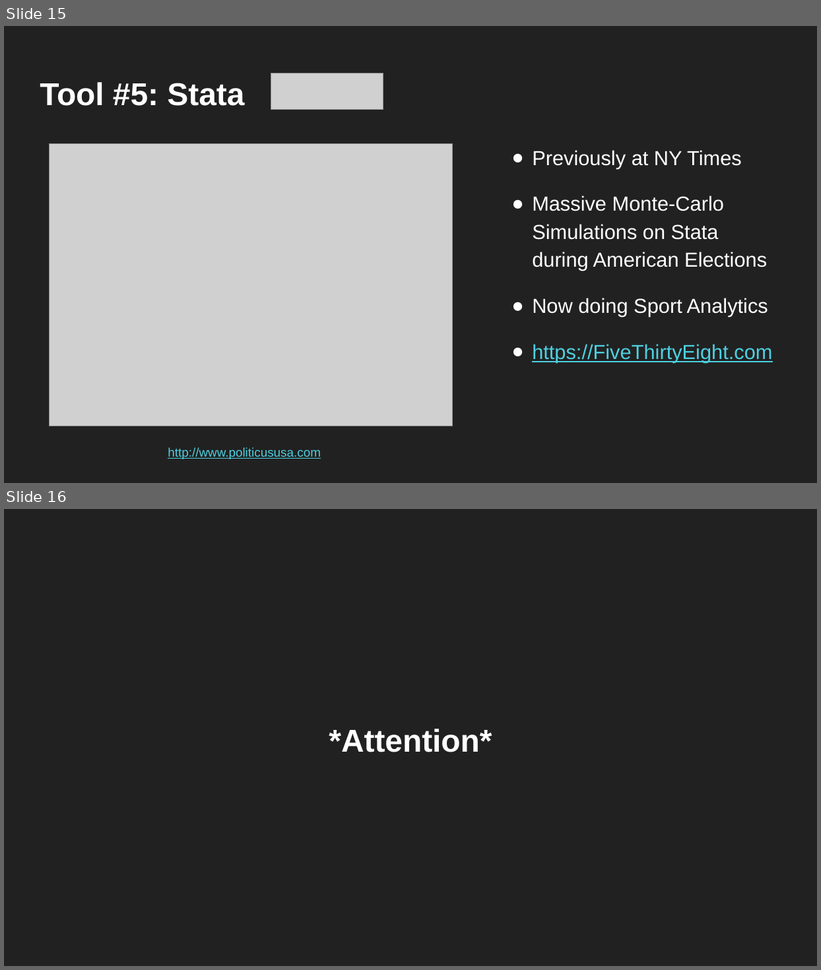
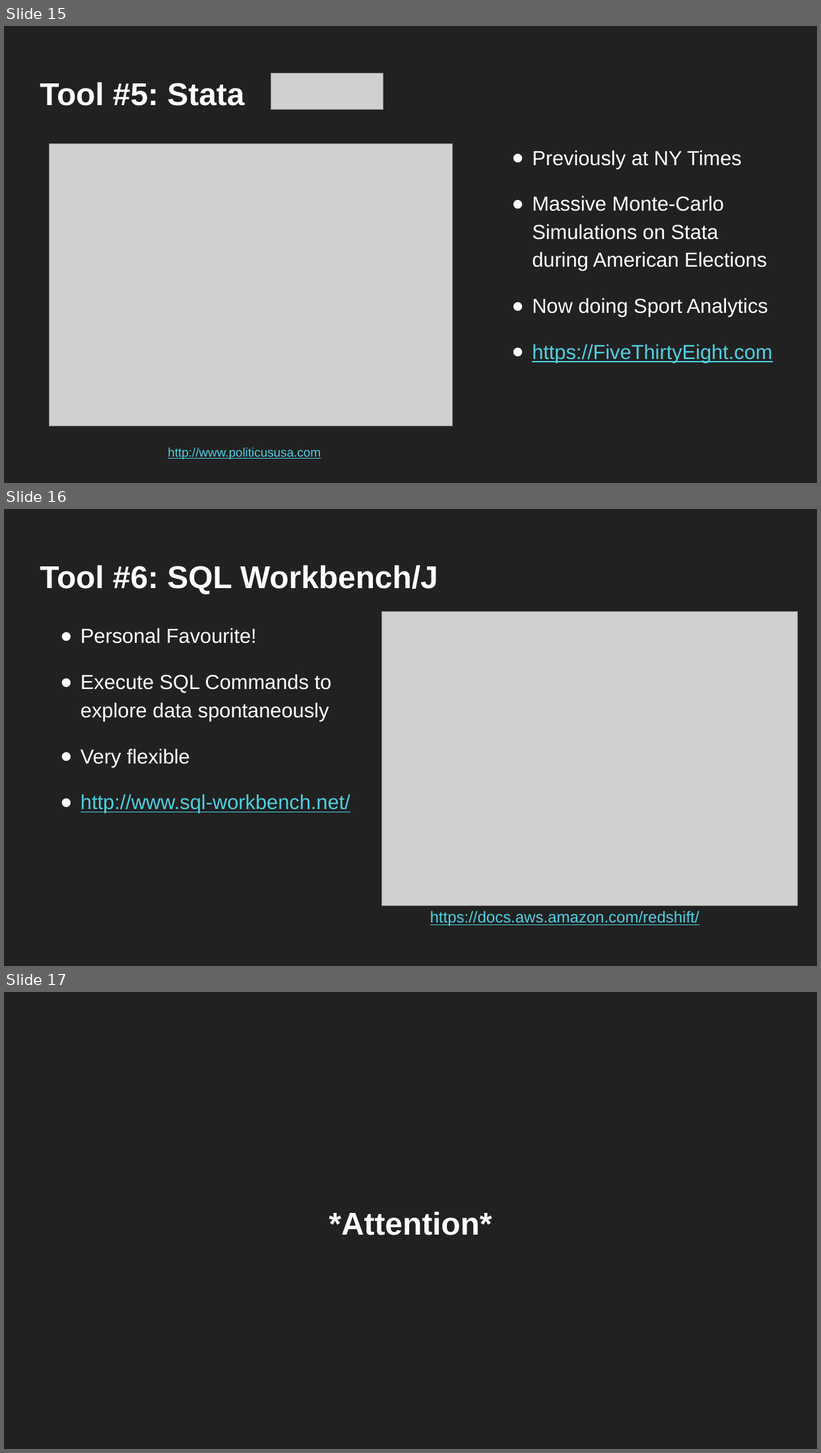
Before and after one commit to paiva/confoo-2017, a slide deck: Introduction to Data Analysis and Business Intelligence.pptx. Shown one above the other, each under a label of ours: slides 15 and 16 before the commit, slides 15, 16 and 17 after it. The pictures are 821x970 and 821x1453 pixels, drawn with LibreOffice and Linux fonts; fonts in the diff are those of the drawing; grey boxes stand for pictures. Boxes give left, top, right and bottom in pixels: in the first picture for what was removed or moved away, otherwise in the second. Text is boxed around its words. In the diff, an @@ line names an element or a change of style, - is before the commit and + after.

```diff
--- a/Introduction to Data Analysis and Business Intelligence.pptx
+++ b/Introduction to Data Analysis and Business Intelligence.pptx
@@ slide 16 added at box(4, 509, 817, 966), background #212121 @@
@@ title added at box(40, 565, 438, 594), 28 pt, text #FFFFFF, bold @@
+Tool #6: SQL Workbench/J
@@ picture added at box(382, 611, 797, 906) @@
@@ text added at box(81, 628, 350, 813), 18 pt, text #FFFFFF @@
+● Personal Favourite!
+● Execute SQL Commands to explore data spontaneously
+● Very flexible
+● http://www.sql-workbench.net/
@@ text added at box(430, 911, 700, 926), 14 pt, text #4DD0E1, underline @@
+https://docs.aws.amazon.com/redshift/
@@ what was slide 16 is now slide 17 @@
```
Also in this commit, not shown: 2 slides changed, 1 other slide added, 1 other file.
